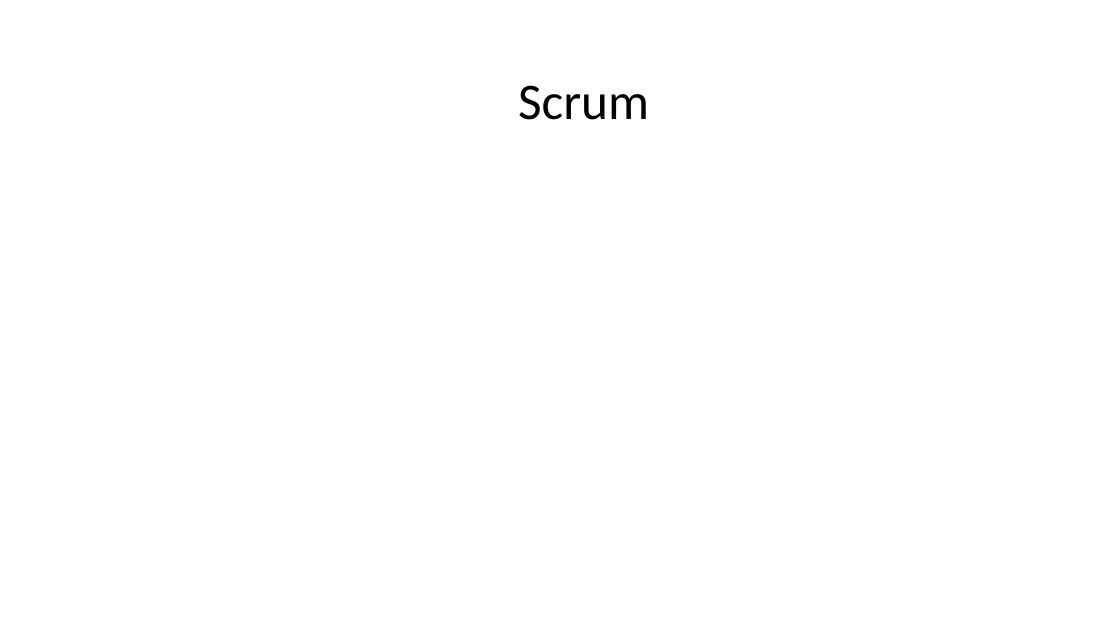
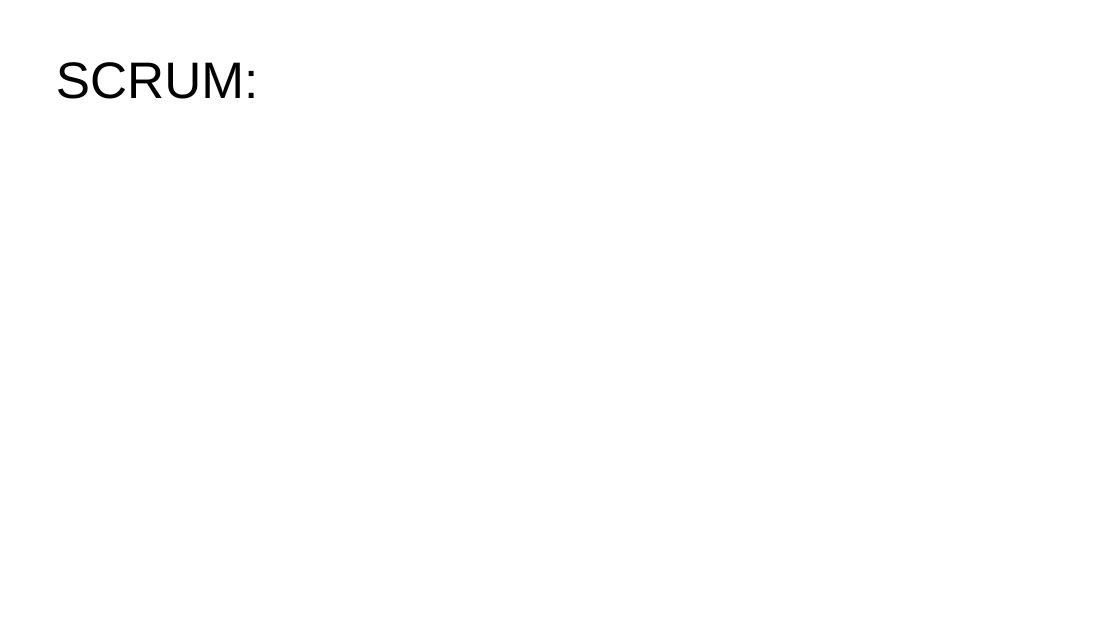
Before and after one commit to mldeanha/Team-4-Project, a slide deck: slide 27 of Project Assets/Team Shi Final Presentation.pptx (slide 29 before the commit). Drawn at 1120x630 pixels with LibreOffice and Linux fonts; fonts in the diff are those of the drawing. Boxes give left, top, right and bottom in pixels: in the first picture for what was removed or moved away, otherwise in the second. Text is boxed around its words. In the diff, an @@ line names an element or a change of style, - is before the commit and + after.

```diff
--- a/Project Assets/Team Shi Final Presentation.pptx
+++ b/Project Assets/Team Shi Final Presentation.pptx
@@ text at (x1=56, y1=62, x2=258, y2=99): text changed; font Calibri to Arial @@
-Scrum
+SCRUM:
```
Also in this commit, not shown: 6 other slides changed, 8 slides added, 8 slides removed.
